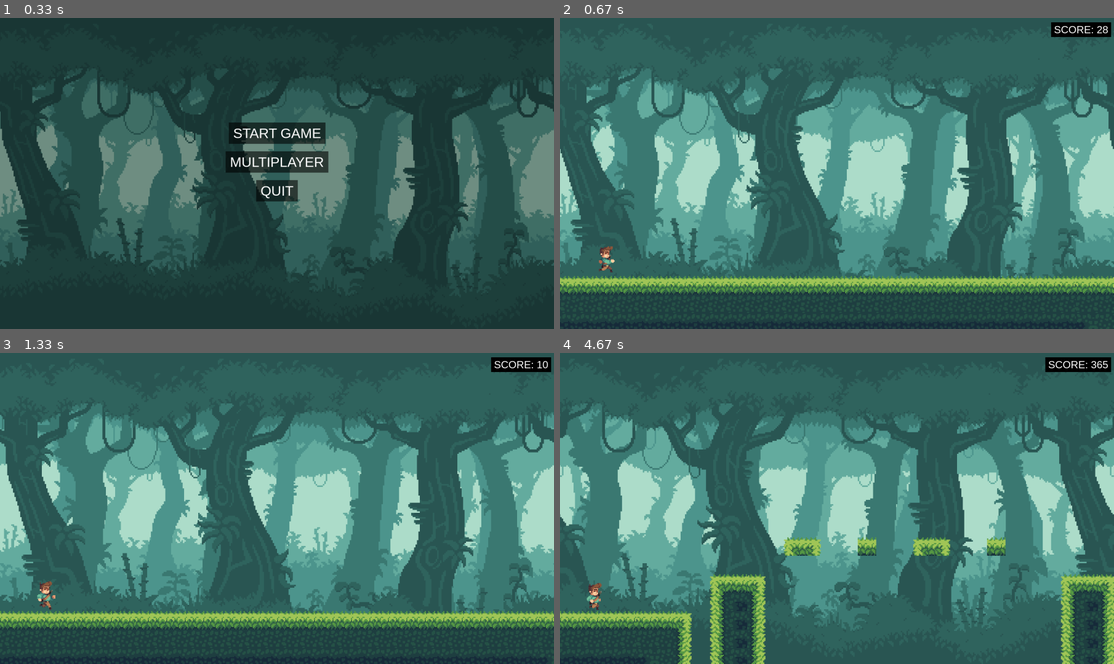
Above: before the commit, frames 1-4 (two rows, left to right).
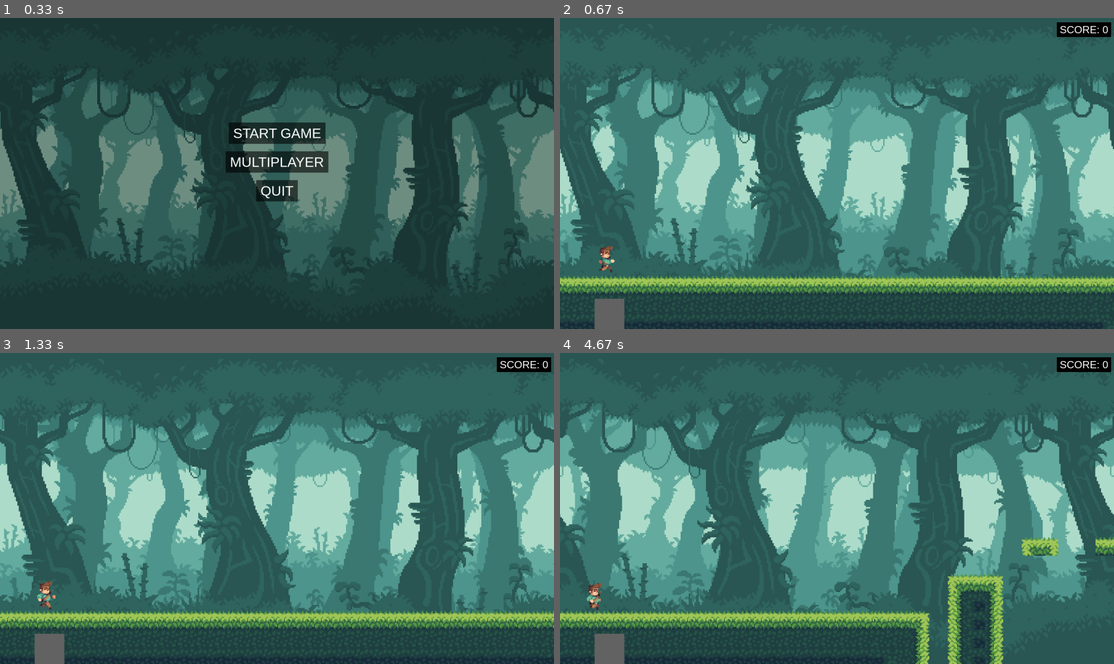
Above: after the commit, the same moments.

Repository: PyroJet1/Pygame-Multiplayer-Endless-Scroller
Game: pygame game, started from __main__.py
Same seed, same stepped clock (60 frames per second), same inputs: the game is played once before the commit and once after it.
Inputs:
- Up to frame 1 (0.33 s): no input
- Up to frame 2 (0.67 s): click "START GAME" at 0.38 s
- Up to frame 3 (1.33 s): hold A 0.67-1.13 s; hold Right 0.67-1.13 s; click "Play Again" at 1.22 s
- Up to frame 4 (4.67 s): tap W at 1.5 s; tap D at 1.83 s; hold W 2.17-2.63 s; hold Right 2.17-2.63 s; tap A at 2.67, 4.5 s; hold W 3.5-3.97 s; hold Up 3.5-3.97 s

Frame 1 is identical in both runs. In frame 2, 0.9% of the frame differs, in the area x 6-100%, y 1-100%; in frame 3, 3.5%; in frame 4, 12%, in the area x 0-100%, y 1-100%.

Commit message:
multiplayer, able to create multiple instances of the players in multiplayer menu

Diff:
--- a/game.py
+++ b/game.py
@@ -4,7 +4,7 @@
 from world import World
 
 class Game:
-    def __init__(self):
+    def __init__(self, num_players = 1):
        self.SCREEN_WIDTH = 1920
        self.SCREEN_HEIGHT = 1080
        self.clock = 0
@@ -22,52 +22,82 @@
        self.score = 0.0
        self.font = pygame.font.SysFont("Arial", 36)
        self.start_time = pygame.time.get_ticks()
+       self.num_players = num_players
+       self.players = []
+
+       for i in range(4):
+           player = Player(self.screen, i+1)
+           player.active = (i < num_players)
+           self.players.append(player)
 
     def run_game(self):
         self.background.paused = False
         self.clock = pygame.time.Clock()
+
         while self.run:
             dt = self.clock.tick(self.FPS) / 1000.0
             self.background.create_parallax(dt)
-            self.calculate_score(dt)
-
-            # Check game over condition
-            if self.player.check_game_over():
+            ground_tiles = self.world.ground_sprites
+
+            # Check game over for active players
+            if any(p.check_game_over() for p in self.players if p.active):
                 if self.handle_game_over():
                     return "quit"
                 break
 
-            ground_tiles = self.world.ground_sprites
-
+            # Event handling for active players
             for event in pygame.event.get():
                 if event.type == pygame.QUIT:
                     self.run = False
                     return "quit"
+
+                # Player 1 controls (WASD) - Always active if num_players >= 1
                 if event.type == pygame.KEYDOWN:
                     if event.key == pygame.K_a:
-                        self.player.LEFT_KEY = True
+                        self.players[0].LEFT_KEY = True
                     elif event.key == pygame.K_d:
-                        self.player.RIGHT_KEY = True
-                    if event.key == pygame.K_SPACE:
-                        self.player.jump()
+                        self.players[0].RIGHT_KEY = True
+                    if event.key == pygame.K_w:
+                        self.players[0].jump()
+                    if event.key == pygame.K_RIGHT:
+                        self.players[1].RIGHT_KEY = True
+                    elif event.key == pygame.K_LEFT:
+                        self.players[1].LEFT_KEY = True
+                    if event.key == pygame.K_UP:
+                        self.players[1].jump()
+
                 if event.type == pygame.KEYUP:
                     if event.key == pygame.K_a:
-                        self.player.LEFT_KEY = False
+                        self.players[0].LEFT_KEY = False
                     elif event.key == pygame.K_d:
-                        self.player.RIGHT_KEY = False
-                    if event.key == pygame.K_SPACE:
-                        if self.player.is_jumping:
-                            self.player.velocity.y *= 0.25
-                            self.player.is_jumping = False
-
-            self.player.update(dt, ground_tiles)
-            self.player2.update(dt, ground_tiles)
-            self.player3.update(dt, ground_tiles)
+                        self.players[0].RIGHT_KEY = False
+                    if event.key == pygame.K_RIGHT:
+                        self.players[1].RIGHT_KEY = False
+                    elif event.key == pygame.K_LEFT:
+                        self.players[1].LEFT_KEY = False
+
+                # Player 2 controls arrow keys
+
+
+            # Update all players (active and inactive)
+            for player in self.players:
+                if player.active:
+                    player.update(dt, ground_tiles, self.players)
+                else:
+                    # Keep inactive players in place for collision testing
+                    player.player.y = self.screen.get_height() - 105  # Ground level
+
             self.world.world_run()
-            self.player.draw()
-            self.player2.update(dt, ground_tiles)
-            self.player3.update(dt, ground_tiles)
             self.draw_score()
+
+            # Draw all players
+            for player in self.players:
+                if player.active:
+                    player.draw()
+                else:
+                    # Draw inactive players in gray
+                    pygame.draw.rect(self.screen, (100, 100, 100), player.player)
+
             pygame.display.update()
         return None
 
@@ -246,13 +276,22 @@
             for event in pygame.event.get():
                 if event.type == pygame.QUIT:
                     pygame.quit()
-                    return None
+                    return "quit"
                 elif event.type == pygame.MOUSEBUTTONDOWN:
                     for button in buttons:
                         if button["rect"].collidepoint(event.pos):
-                            if button["value"] == "back":
-                                return None  # go back to main menu
-                            return button["value"]
+                            selected_value = button["value"]
+                            if selected_value == "back":
+                                return None  # Return to main menu
+                            elif selected_value in [2, 3, 4]:
+                                # Start game with selected player count
+                                multiplayer_game = Game(num_players=selected_value)
+                                result = multiplayer_game.run_game()
+                                # If game returns "quit", propagate it
+                                if result == "quit":
+                                    return "quit"
+                                # Otherwise show multiplayer menu again
+                                break  # Breaks out of button loop, stays in menu loop
 
             pygame.display.update()
         return None
--- a/player.py
+++ b/player.py
@@ -2,12 +2,15 @@
 from spritesheet import Spritesheet
 
 class Player:
-    def __init__(self, screen, player):
+    def __init__(self, screen, player_num):
         self.screen = screen
-        self.player = pygame.Rect(200 - (20 * player), self.screen.get_height() - 105, 63, 105)
+        self.active = False
+        x_position = 200 + (player_num * 150)  # Space players horizontally
+        self.player = pygame.Rect(x_position, screen.get_height() - 105, 63, 105)
+        self.player = pygame.Rect(200 - (20 * player_num), self.screen.get_height() - 105, 63, 105)
 
         # Load and process sprite sheet
-        self.sprite_sheet = pygame.image.load(f'sprites/character_animations_sprite_p{player}.png')
+        self.sprite_sheet = pygame.image.load(f'sprites/character_animations_sprite_p{player_num}.png')
         self.sheet = Spritesheet(self.sprite_sheet)
         self.animation_steps = [8,1,2,1]
         self.animation_list = []
@@ -19,6 +22,8 @@
         self.animation_cooldown = 100
         self.last_updated = pygame.time.get_ticks()
         self.game_over = False
+        self.on_player = False
+        self.boost_multiplier = 1.5
 
         for animation in self.animation_steps:
             temp_img_list = []
@@ -38,12 +43,31 @@
         self.acceleration = pygame.math.Vector2(0,self.gravity)
         self.ground_y = self.screen.get_height() - self.player.height
 
-    def update(self, dt, tiles):
+    def update(self, dt, tiles, players=None):
         self.horizontal_movement(dt)
-        self.check_collisionsx(tiles)
+        self.check_collisionsx(tiles, players)
         self.vertical_movement(dt)
-        self.check_collisionsy(tiles)
+        self.check_collisionsy(tiles, players)
         self.check_game_over()
+
+        # Collision with other players (active and inactive)
+        if players:
+            for other in players:
+                if other is not self and self.player.colliderect(other.player):
+                    self.handle_player_collision(other)
+
+    def handle_player_collision(self, other):
+        # Simple collision resolution
+        if self.velocity.x > other.velocity.x:
+            self.position.x -= 5
+            other.position.x += 5
+        else:
+            self.position.x += 5
+            other.position.x -= 5
+
+        # Update rect positions
+        self.player.x = int(self.position.x)
+        other.player.x = int(other.position.x)
 
     def draw(self):
         current_time = pygame.time.get_ticks()
@@ -83,16 +107,15 @@
             self.is_jumping = True
             self.velocity.y = self.jump_strength
             self.on_ground = False
+            self.on_player = False
 
     def get_hits(self, tiles):
         return [tile for tile in tiles if self.player.colliderect(tile.rect)]
 
 
-    def check_collisionsx(self, tiles):
+    def check_collisionsx(self, tiles, players=None):
         collisions = self.get_hits(tiles)
         for tile in collisions:
-            if tile.speed <= 0:
-                continue
 
             # Calculate overlap direction
             overlap_left = self.player.right - tile.rect.left
@@ -108,8 +131,9 @@
             self.player.x = int(self.position.x)
             self.velocity.x = 0
 
-    def check_collisionsy(self, tiles):
+    def check_collisionsy(self, tiles, players=None):
         self.on_ground = False
+        self.on_player = False
         self.player.bottom += 1  # Small overlap to detect ground
         collisions = self.get_hits(tiles)
         for tile in collisions:
--- a/world.py
+++ b/world.py
@@ -29,7 +29,7 @@
         self.tile_size = 64
         self.ground_sprites = pygame.sprite.Group()
         self.spawn_x = 0
-        self.GROUND_SPEED = 8
+        self.GROUND_SPEED = 4
         self.start = 0
         self.start_x = 0
         self.start_y = 0
